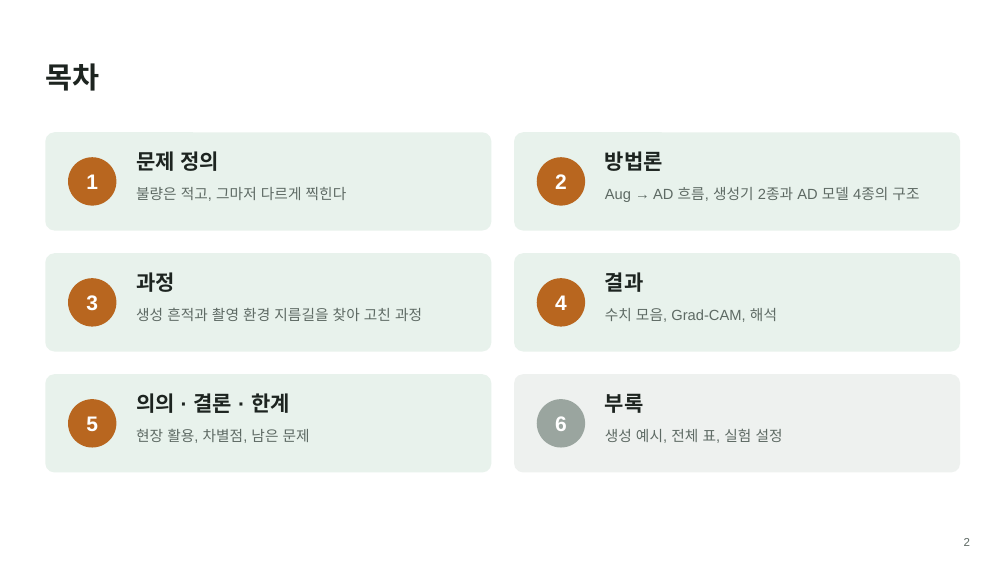
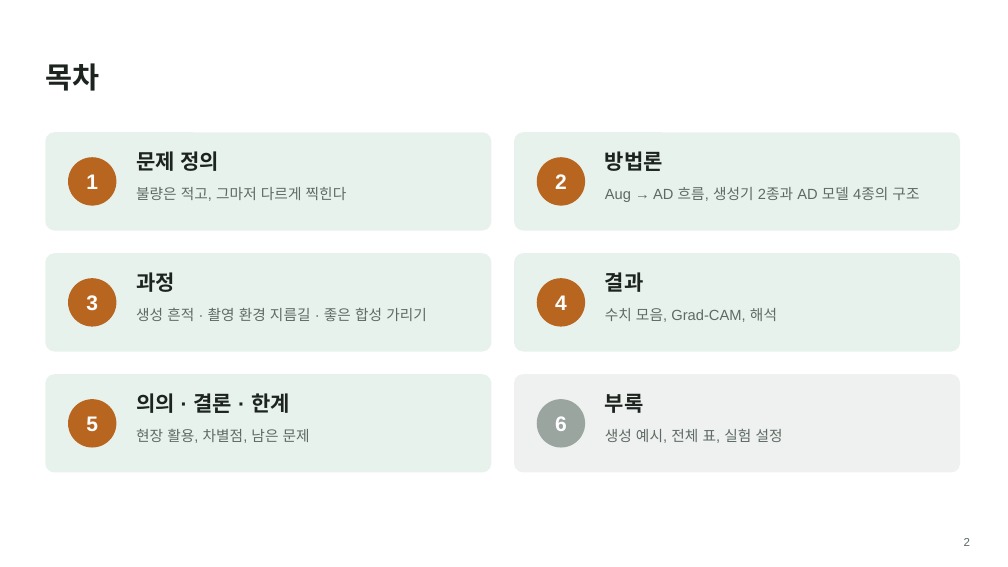
Before and after one commit to Junho-YEO-maker/26_2_DeepLearning, a slide deck: slide 2 of PCB_AD_presentation.pptx. Drawn at 1008x567 pixels with LibreOffice and Linux fonts; fonts in the diff are those of the drawing. Boxes give left, top, right and bottom in pixels: in the first picture for what was removed or moved away, otherwise in the second. Text is boxed around its words. In the diff, an @@ line names an element or a change of style, - is before the commit and + after.

```diff
--- a/PCB_AD_presentation.pptx
+++ b/PCB_AD_presentation.pptx
@@ text at [136, 308, 427, 321]: text changed @@
-생성 흔적과 촬영 환경 지름길을 찾아 고친 과정
+생성 흔적 · 촬영 환경 지름길 · 좋은 합성 가리기
```
Also in this commit, not shown: 14 other slides changed, 2 slides added, 25 other files.
